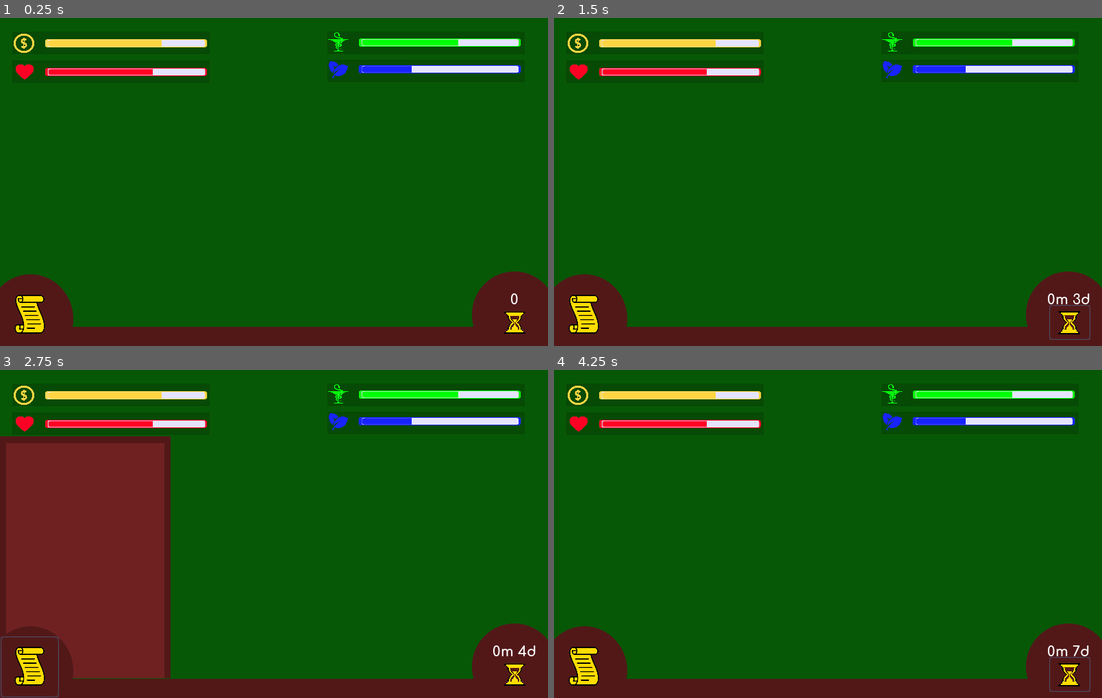
Above: before the commit, frames 1-4 (two rows, left to right).
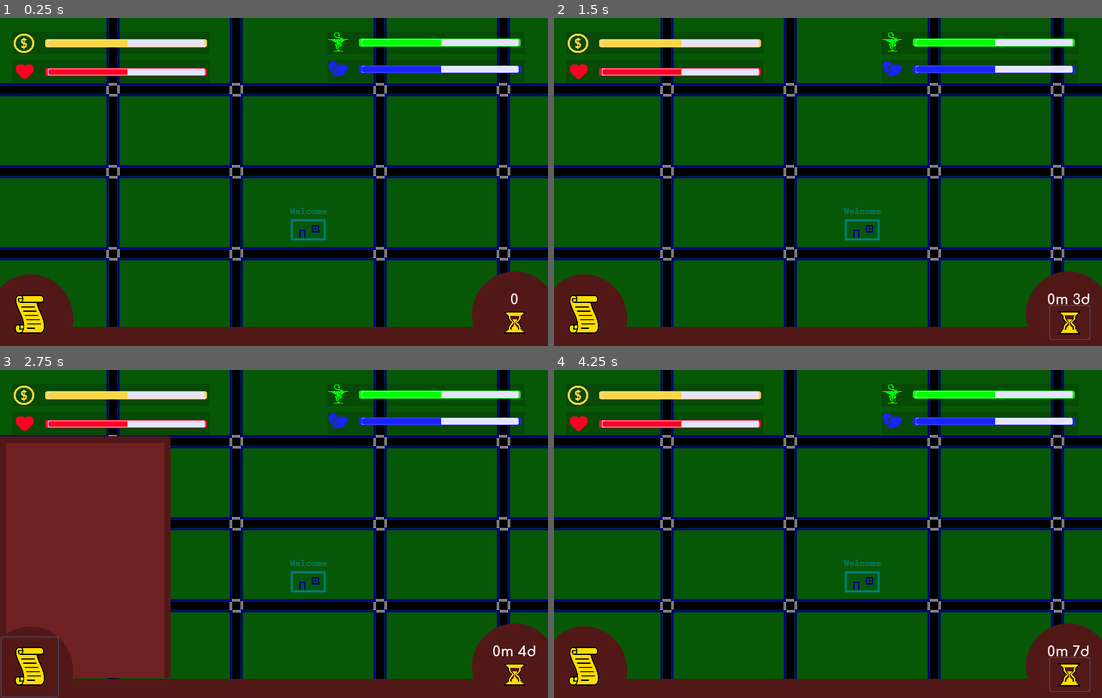
Above: after the commit, the same moments.

Repository: Speedphoenix/Mayor-of-Kanaka
Game: Godot game, scene res://scenes/MainScene.tscn
Same seed, same stepped clock (60 frames per second), same inputs: the game is played once before the commit and once after it.
Inputs (mouse positions are in pixels of both pictures, inside the frame that each line leads up to):
- Up to frame 1 (0.25 s): no input
- Up to frame 2 (1.5 s): click (1069, 323) at 0.5 s; click (1069, 323) at 1.25 s
- Up to frame 3 (2.75 s): click (27, 665) at 2 s
- Up to frame 4 (4.25 s): click (581, 665) at 2.75 s; click (1069, 675) at 3.5 s

The runs differ from the first frame. In frame 1, 21% of the frame differs, in the area x 0-100%, y 0-95%; in frame 2, 21%; in frame 3, 15%; in frame 4, 21%.
Error before the commit: Invalid get index 'BUDGET' (on base: 'Dictionary'). (res://scripts/BarsUI.gd:13)

Commit message:
Make EventController somewhat operational
HAS NOT BEEN TESTED YET

Diff:
--- a/assets/events/SimpleEvent.tres
+++ b/assets/events/SimpleEvent.tres
@@ -4,8 +4,8 @@
 
 [resource]
 script = ExtResource( 1 )
-title = "Construisez une École"
-description = "Une école est à construire"
-accept_msg = "Accept!"
-refuse_msg = "Refuse!"
-effects = [  ]
+title = "Earthquake"
+description = "Take earthquake prevention mesures"
+active_duration = 0
+accept_msg = "Accept"
+refuse_msg = "Refuse"
--- a/project.godot
+++ b/project.godot
@@ -9,22 +9,12 @@
 config_version=4
 
 _global_script_classes=[ {
-"base": "Reference",
-"class": "BarEffect",
-"language": "GDScript",
-"path": "res://scripts/events/BarEffect.gd"
-}, {
-"base": "BaseEvent",
-"class": "BaseDecision",
-"language": "GDScript",
-"path": "res://scripts/events/BaseDecision.gd"
-}, {
 "base": "Resource",
 "class": "BaseEvent",
 "language": "GDScript",
 "path": "res://scripts/events/BaseEvent.gd"
 }, {
-"base": "BaseDecision",
+"base": "BaseEvent",
 "class": "DecisionSimple",
 "language": "GDScript",
 "path": "res://scripts/events/DecisionSimple.gd"
@@ -50,8 +40,6 @@
 "path": "res://scripts/TurnController.gd"
 } ]
 _global_script_class_icons={
-"BarEffect": "",
-"BaseDecision": "",
 "BaseEvent": "",
 "DecisionSimple": "",
 "EventController": "",
--- a/scenes/MainScene.tscn
+++ b/scenes/MainScene.tscn
@@ -13,9 +13,6 @@
 
 [node name="GlobalObject" parent="." instance=ExtResource( 7 )]
 
-[node name="CityMap" parent="." instance=ExtResource( 6 )]
-visible = false
-
 [node name="Background" type="ColorRect" parent="."]
 margin_left = -667.528
 margin_top = -651.964
@@ -25,6 +22,8 @@
 __meta__ = {
 "_edit_use_anchors_": false
 }
+
+[node name="CityMap" parent="." instance=ExtResource( 6 )]
 
 [node name="EventsDisplayer" type="Control" parent="."]
 margin_bottom = 2.0
--- a/scripts/EventController.gd
+++ b/scripts/EventController.gd
@@ -14,21 +14,32 @@
 #	So that new available ones are adde for infinite games
 
 # Events to pop up on the screen right now
-signal events_arrived
+# The parameter is an array of BaseEvent resources
+signal events_arrived(events)
 # Will expire next turn/miniturn
-signal events_will_expire
-signal events_expired
-
-
-export(bool) var can_trigger_multiple_at_once = true
-# Need abetter name for this
+signal events_will_expire(events)
+signal events_expired(events)
+
+
+# An array of TriggerableEvents
+var triggerable_events: Array
+# An array of TriggeredEvents
+var active_events: Array
+# An array of TriggeredEvents
+# It contains every event that has been triggered so far, even those in active_events
+var triggered_events: Array
+
+# When a new turn/month starts, how many events can be triggered at once
+export(bool) var max_events_per_turn_start = 1
+export(bool) var max_events_per_miniturn = 1
+
+# Need a better name for this
 # Whether the game should aim to fulfill a certain amount of events per turn
 # (count potentially result in machine gun events near the end of the turn)
-export(bool) var should_fix_event_count_per_turn = true
-
-var active_events: Array
-
-var triggerable_events: Array
+# TODO:
+# export(bool) var should_fix_event_count_per_turn = true
+
+export(int) var events_per_turn = 3
 
 onready var global = get_tree().get_current_scene().get_node("GlobalObject")
 onready var turnController = global.get_node("TurnController")
@@ -36,7 +47,7 @@
 
 # An event that can be triggered.
 # The event resource will be duplicated when the event is created
-class ReadyEvent:
+class TriggerableEvent:
 	var event_resource: BaseEvent
 
 	# The turn number of the last time this event was triggered
@@ -49,9 +60,11 @@
 	var past_triggers_count := 0
 
 	# How likely it should be to be triggered
-	var weight := 1
+	# WARNING: at the moment large weights might slow down the game
+	var weight: int = 1
 	# Whether this should be triggered as soon as possible (rather than on a weight basis)
-	var trigger_immediately := false
+	# 0 means false, positive numbers indicate how many times it should be triggered as sooon as possible
+	var trigger_immediately := 0
 
 	# TODO: initialize the other vars
 	func _init(from: BaseEvent):
@@ -59,11 +72,11 @@
 
 # An event that has been instantiated and triggered.
 # It might be active or closed
-class OpenEvent:
+class TriggeredEvent:
 	var event_resource: BaseEvent
 	var remaining_turns: int
 
-	func _init(from: ReadyEvent):
+	func _init(from: TriggerableEvent):
 		event_resource = from.event_resource.duplicate()
 		remaining_turns = event_resource.active_duration
 
@@ -71,26 +84,126 @@
 func _ready():
 	turnController.connect("miniturn_changed", self, "_on_miniturn_changed")
 	turnController.connect("turn_changed", self, "_on_turn_changed")
+	turnController.connect("turn_ended", self, "_on_turn_ended")
+
+# returns an array of valid usable TriggerableEvents
+# Note that multiple events could have the same reference
+func getAvailableEvent(max_count: int = 1) -> Array:
+	var possible_events := []
+	var trigger_now := []
+	for event in triggerable_events:
+		if event.trigger_immediately != 0:
+			trigger_now.append(event)
+		elif event.remaing_triggers > 0 && event.weight > 0:
+			for i in range(event.weight):
+				possible_events.append(event)
+
+	var rep := []
+	var needmore := max_count
+	trigger_now.shuffle()
+	for event in trigger_now:
+		if event.trigger_immediately >= needmore:
+			for i in range(needmore):
+				rep.append(event)
+			needmore = 0
+		else:
+			for i in range(event.trigger_immediately):
+				rep.append(event)
+			needmore -= event.trigger_immediately
+		if needmore == 0:
+			break
+	if needmore > 0:
+		possible_events.shuffle()
+		for event in possible_events:
+			rep.append(event)
+			needmore -= 1
+			if needmore == 0:
+				break
+	return rep
+
+
+func trigger_events(curr_turn_number: int, curr_miniturn_number: int, max_count: int = 1):
+	var available_events = getAvailableEvent(max_count)
+	if available_events.size() != 0:
+		var to_send = []
+		for event in available_events:
+			var triggered = TriggeredEvent.new(event)
+			to_send.append(triggered.event_resource)
+			active_events.append(triggered)
+			triggered_events.append(triggered)
+			if event.trigger_immediately > 0:
+				event.trigger_immediately -= 1
+			# not using != -1 here because if we force trigger an event that is at 0,
+			# It will end up at -1
+			if event.remaing_triggers > 0:
+				event.remaing_triggers -= 1
+			event.past_triggers_count += 1
+			event.last_trigger_turn = curr_turn_number
+			event.last_trigger_miniturn = curr_miniturn_number
+			triggered.event_resource.on_triggered(get_tree())
+		emit_signal("events_arrived", to_send)
+
+func expire_events(to_expire: Array):
+	var expired_resources := []
+	for event in to_expire:
+		active_events.remove(active_events.find(event))
+		expired_resources.append(event.event_resource)
+		event.event_resource.on_expired(get_tree())
+	emit_signal("events_expired", expired_resources)
 
 func _on_miniturn_changed(turn_number, miniturn_number):
+	# TODO: actually decide randomly, with checks or probabilities depending on
+	# remaining turns and events to trigger
+	if miniturn_number == 10 || miniturn_number == 20:
+		trigger_events(turn_number, miniturn_number, max_events_per_miniturn)
+
+func _on_turn_changed(turn_number: int, miniturn_number: int):
+	var to_expire = []
+	for event in active_events:
+		event.remaining_turns -= 1
+		if event.remaining_turns < 0:
+			to_expire.append(event)
+	if to_expire.size() != 0:
+		expire_events(to_expire)
+	trigger_events(turn_number, miniturn_number, max_events_per_turn_start)
+
+func _on_turn_ended(turn_number: int, miniturn_number: int):
+	var imminent = []
+	for event in active_events:
+		if event.remaining_turns == 0:
+			imminent.append(event)
+	if imminent.size() != 0:
+		emit_signal("events_will_expire", imminent)
+
+# returns the index of to_find in tab
+func _find_by_event_resource(tab: Array, to_find: BaseEvent) -> int:
+	for i in range(tab.size()):
+		if tab[i].event_resource == to_find:
+			return i
+	return -1
+
+# TODO:
+# will (forcefully) generate an event next miniturn	(or as soon as possible)
+func trigger_immediate_event():
 	pass
 
-func _on_turn_changed(turn_number, miniturn_number):
-	pass
-
-# will (forcefully) generate an event next miniturn	(or as soon as possible)
-func trigger_event():
-	pass
-
-func add_possible_event() -> ReadyEvent:
-	return null
-
+# TODO:
+func add_possible_event(base_event: BaseEvent) -> void:
+	var new_event := TriggerableEvent.new(base_event)
+	triggerable_events.append(new_event)
+
+# TODO:
 # remove from the bag of available potential events
 func remove_possible_event():
 	pass
 
-# may remove these two, and replace with just resolve event
-func accept_event():
-	pass
-func refuse_event():
-	pass
+
+func accept_event(base_event: BaseEvent):
+	var index := _find_by_event_resource(active_events, base_event)
+	active_events.remove(index)
+	base_event.on_accepted(get_tree())
+
+func refuse_event(base_event: BaseEvent):
+	var index := _find_by_event_resource(active_events, base_event)
+	active_events.remove(index)
+	base_event.on_refused(get_tree())
--- a/scripts/EventDisplayer.gd
+++ b/scripts/EventDisplayer.gd
@@ -25,7 +25,6 @@
 	pass
 
 func getRandomEvent(allEvents):
-	randomize()
 	var eventsIDlist = []
 	for eventKey in allEvents:
 		if(allEvents[eventKey]["id"] != 0):
--- a/scripts/GlobalObject.gd
+++ b/scripts/GlobalObject.gd
@@ -14,14 +14,16 @@
 enum Bars {HEALTH, SATISFACTION, NATURE, STRESS, BUDGET}
 
 var bars = {
-	Bars.HEALTH: 50,
-	Bars.SATISFACTION: 50,
-	Bars.NATURE: 50,
-	Bars.STRESS: 50,
-	Bars.BUDGET: 50,
+	"HEALTH": 50,
+	"SATISFACTION": 50,
+	"NATURE": 50,
+	"STRESS": 50,
+	"BUDGET": 50,
 }
 
 func _ready():
+	randomize()
+	add_events_to_controller()
 	events = getEventsData()
 	# disable if you do not want to display dev tools
 	devmode = false
@@ -30,6 +32,9 @@
 
 func _process(_delta):
 	pass
+
+func add_events_to_controller():
+	$EventController.add_possible_event(preload("res://assets/events/SimpleEvent.tres"))
 
 func getEventsData():
 	var data_file = File.new()
--- a/scripts/TurnController.gd
+++ b/scripts/TurnController.gd
@@ -1,7 +1,7 @@
 class_name TurnController
 extends Node
 
-# Note that if it gets paused, on resume it will wait the whole time, not just what was remaining
+# Note that if it gets paused, on resume will wait the whole time, not just what was remaining
 
 signal miniturn_changed(turn_number, miniturn_number)
 
--- a/scripts/events/BarEffect.gd
+++ /dev/null
@@ -1,18 +0,0 @@
-class_name BarEffect
-# This is a simple action that will apply a difference on one of the bars
-
-# MAKE SURE THIS DOES NOT NEED TO BE DUPLICATED IF IT'S  a RESOURCE
-# As in, it should be stateless, and everything it needs should be passed as a parameter
-# This is needed because the event resources are not duplicated with their sub-resources
-
-# To limit the number, use
-# export(int, MINVALUE, MAXVALUE)
-export(int) var amount: int = 0
-
-# This will map in the same order as the enum GlobalObject.bars
-export(int, "Health", "Satisfaction", "Nature", "Stress", "Budget") var affectedBar
-
-func apply():
-	# Use a function from the eventController or the game state to update
-	# the bars
-	pass
--- a/scripts/events/BaseDecision.gd
+++ /dev/null
@@ -1,15 +0,0 @@
-class_name BaseDecision
-extends BaseEvent
-
-
-export(String) var accept_msg := "Accept!"
-export(String) var refuse_msg := "Refuse!"
-
-func on_accepted() -> void:
-	pass
-
-func on_refused() -> void:
-	pass
-
-func on_expired() -> void:
-	pass
--- a/scripts/events/BaseEvent.gd
+++ b/scripts/events/BaseEvent.gd
@@ -10,3 +10,22 @@
 
 # 0 means it will expire at the end of the current turn
 export(int) var active_duration: int = 0
+
+# This could be 'open letter' or 'dismiss letter' for example
+export(String) var accept_msg := "Accept"
+export(String) var refuse_msg := "Refuse"
+
+# These functions should be overridden
+
+# Called when the event is created, before the player has interracted with it
+func on_triggered(scene_tree: SceneTree) -> void:
+	pass
+
+func on_accepted(scene_tree: SceneTree) -> void:
+	pass
+
+func on_refused(scene_tree: SceneTree) -> void:
+	pass
+
+func on_expired(scene_tree: SceneTree) -> void:
+	pass
--- a/scripts/events/DecisionSimple.gd
+++ b/scripts/events/DecisionSimple.gd
@@ -1,19 +1,52 @@
 class_name DecisionSimple
-extends BaseDecision
+extends BaseEvent
 # This has the basic functionality of an event, and is customizable
 # should have an effect on the various gauges
 
+var accept_effects := [
+	{
+		"on_bar" : "BUDGET",
+		"value": -15,
+	},
+	{
+		"on_bar" : "SATISFACTION",
+		"value": 10,
+	},
+]
 
-# BarEffect needs to inherit Resource
-# will nee to test to see how this works out
-# export(Array, BarEffect) effects = []
-export var effects: Array = []
+var refuse_or_expire_effects := [
+	{
+		"on_bar" : "SATISFACTION",
+		"value": -10,
+	},
+	{
+		"on_bar" : "HEALTH",
+		"value": -20,
+	},
+]
 
-func on_accepted() -> void:
-	pass
+var globalObject: Node
+var turnController: Node
 
-func on_refused() -> void:
-	pass
+func _accepted_on_turn_changed(turn_number: int, miniturn_number: int):
+	for effect in accept_effects:
+		globalObject.bars[effect.on_bar] += effect.value
+	turnController.disconnect("turn_changed", self, "_accepted_on_turn_changed")
 
-func on_expired() -> void:
-	pass
+func _refused_on_turn_changed(turn_number: int, miniturn_number: int):
+	for effect in refuse_or_expire_effects:
+		globalObject.bars[effect.on_bar] += effect.value
+	turnController.disconnect("turn_changed", self, "_refused_on_turn_changed")
+
+func on_triggered(scene_tree: SceneTree) -> void:
+	globalObject = scene_tree.get_current_scene().get_node("GlobalObject")
+	turnController = globalObject.get_node("TurnController")
+
+func on_accepted(scene_tree: SceneTree) -> void:
+	turnController.connect("turn_changed", self, "_accepted_on_turn_changed")
+
+func on_refused(scene_tree: SceneTree) -> void:
+	turnController.connect("turn_changed", self, "_refused_on_turn_changed")
+
+func on_expired(scene_tree: SceneTree) -> void:
+	turnController.connect("turn_changed", self, "_refused_on_turn_changed")
--- a/scripts/events/EventNonInteractive.gd
+++ b/scripts/events/EventNonInteractive.gd
@@ -4,5 +4,5 @@
 # TODO: Make this a list of possible answers, and one is picked randomly
 export(String) var dismiss_msg := "I understand now"
 
-func on_dismissed() -> void:
+func on_accepted(scene_tree: SceneTree) -> void:
 	pass
